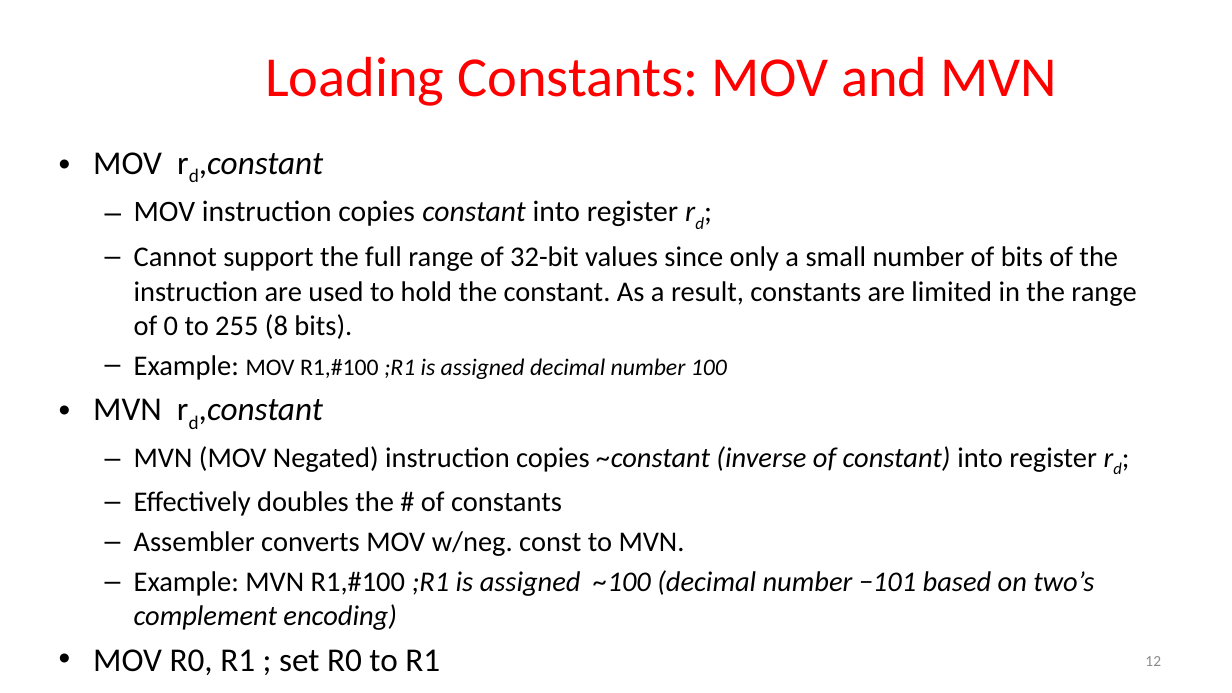
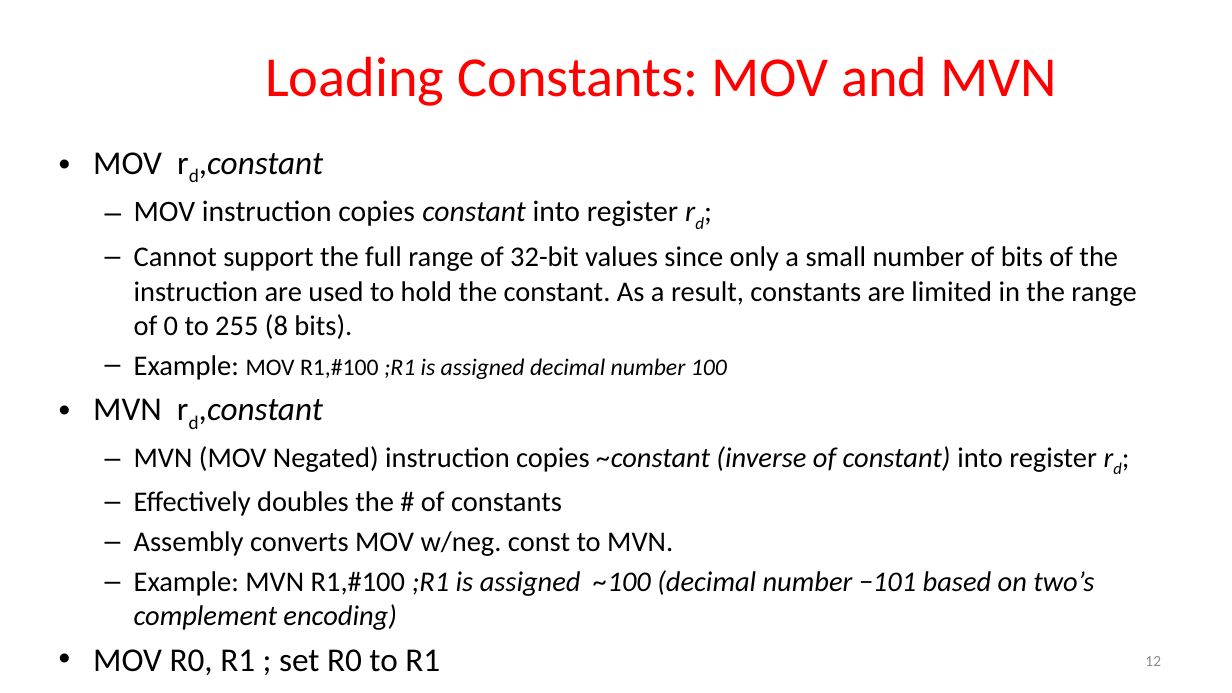
Before and after one commit to guhofstra/CSC111Fa25, a slide deck: slide 12 of PPTs/L3 DataManipulation.pptx. Drawn at 1232x693 pixels with LibreOffice and Linux fonts; fonts in the diff are those of the drawing. Boxes give left, top, right and bottom in pixels: in the first picture for what was removed or moved away, otherwise in the second. Text is boxed around its words. In the diff, an @@ line names an element or a change of style, - is before the commit and + after.

```diff
--- a/PPTs/L3 DataManipulation.pptx
+++ b/PPTs/L3 DataManipulation.pptx
@@ text at bbox=[134, 531, 673, 556]: text changed @@
-  – Assembler converts MOV w/neg. const to MVN.
+  – Assembly converts MOV w/neg. const to MVN.
```
Also in this commit, not shown: 11 other slides changed, 1 slide removed, 1 other file.
